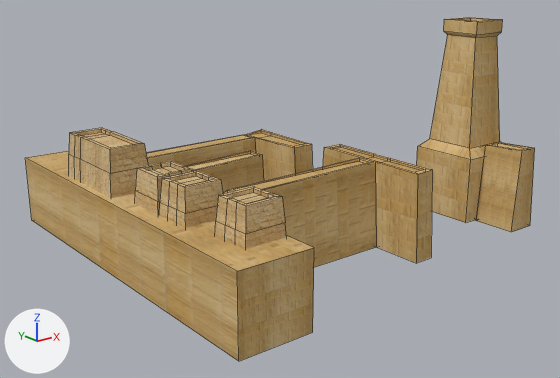
The OBJ model Assets/StreamingAssets/Egyptian/Models/Egyptian Port 3.obj: old version first, new version second.
One viewpoint serves both versions: a 50 mm camera at (-0.933, -1.115, 0.41) aimed at (-0.045, -0.004, -0.035). Lighting does not change. The marker at lower left points along +X, +Y and +Z. Mesh edges are drawn as thin lines. Where no turn or scale is listed for an object, it has been applied to the vertices.

In view in the first picture: 'Cube', 'Cube.000_Cube.047', 'Cube.001_Cube.049', 'Cube.002_Cube.001', 'Cube.003_Cube.052', 'Cube.004_Cube.002', 'Cube.005_Cube.003', 'Cube.024_Cube.016', 'Cube.025_Cube.051', 'Cube.045_Cube.053'.
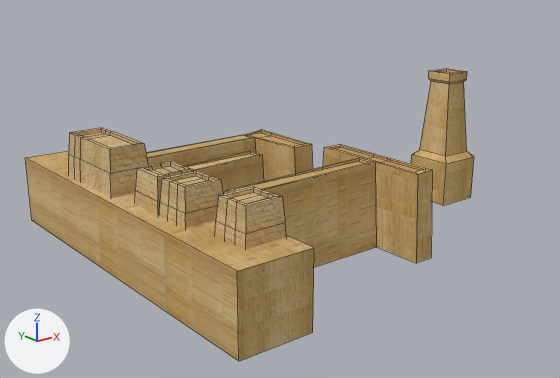
The newer file is also turned or shifted as a whole; pictures and numbers use the older file's frame.

Location of each change, (x1, y1, x2, y2) in pixels of the pictures (560 x 378 px):
'Cube.002_Cube.001', mesh rescaled: before (417, 17, 503, 223); after (411, 69, 474, 205)
'Cube.005_Cube.003', deleted (brown): before (476, 142, 535, 232)

The edits, one by one:
me_cube_002_cube_001 has 32 vertices, 30 faces and spans x 0.276..0.407, y -0.2..-0.063, z -0.121..0.271.
me_cube_002_cube_001 is used by ob_cube_002_cube_001; location (0.0, 0.0, 0.0).
me_cube_002_cube_001 part 1: the whole mesh is scaled about its middle by 0.643, then moved by (-0.087, -0.016, -0.022).
Object 'Cube.005_Cube.003' (ob_cube_005_cube_003) is deleted.
